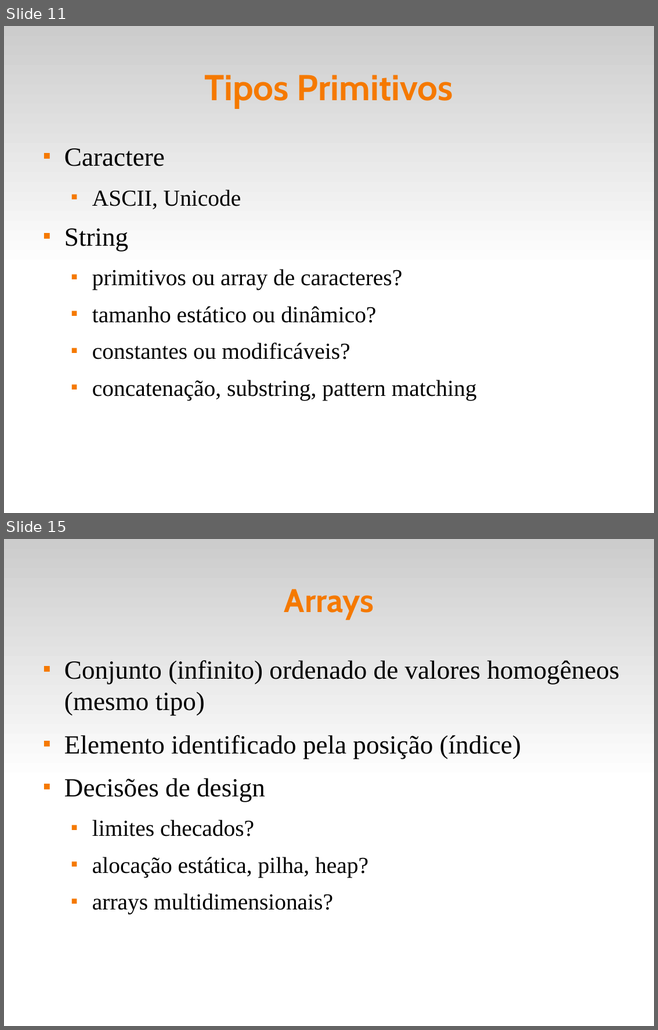
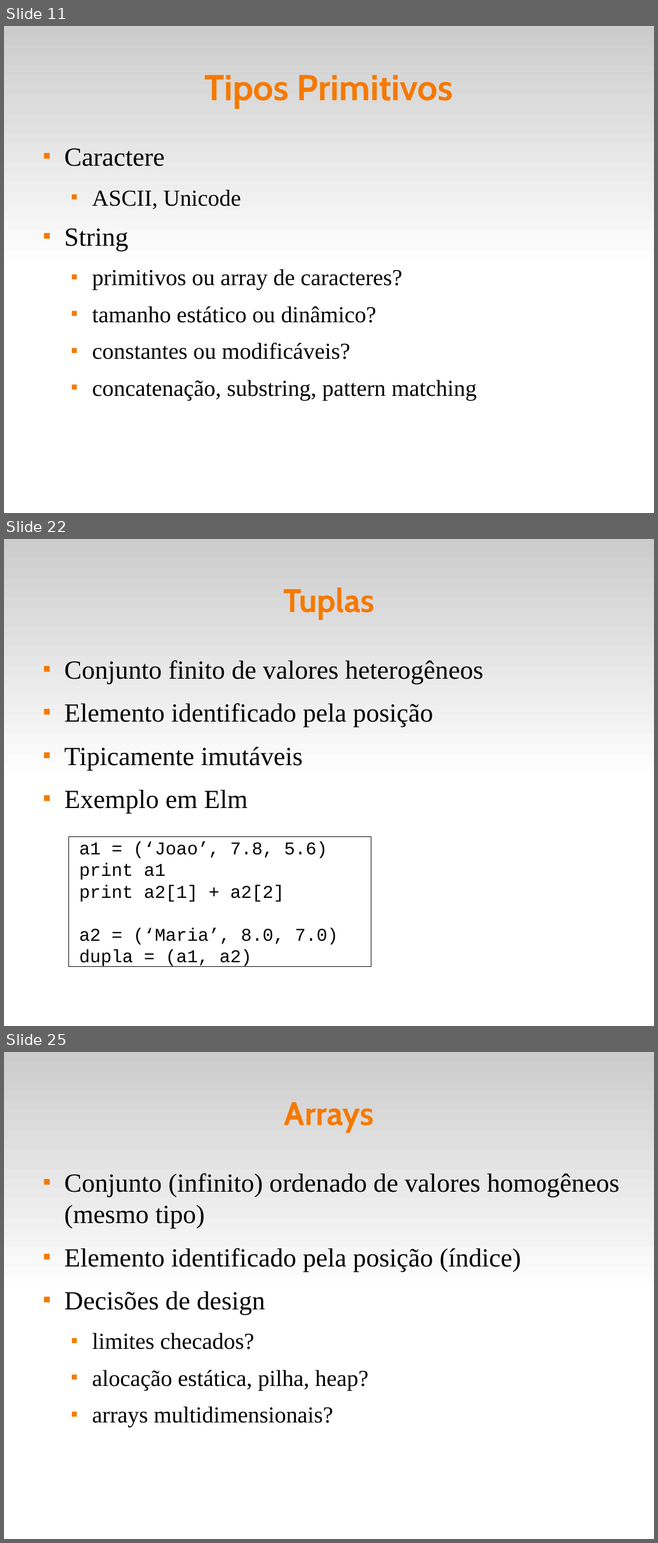
Before and after one commit to fsantanna-uerj/EDL, a slide deck: slides/edl-05-data.odp. Shown one above the other, each under a label of ours: slides 11 and 15 before the commit, slides 11, 22 and 25 after it; the slides between them are not shown. The pictures are 658x1030 and 658x1543 pixels, drawn with LibreOffice and Linux fonts; fonts in the diff are those of the drawing. Boxes give left, top, right and bottom in pixels: in the first picture for what was removed or moved away, otherwise in the second. Text is boxed around its words. In the diff, an @@ line names an element or a change of style, - is before the commit and + after.

Commit message:
(+) Tupla, Enum, Union, Lista

```diff
--- a/slides/edl-05-data.odp
+++ b/slides/edl-05-data.odp
@@ slide 22 added at box(4, 539, 654, 1026), background #FFFFFF; not listed: 1 template element that a slide beside it also shows @@
@@ title added at box(284, 587, 375, 620), 40 pt, text #F57900, bold @@
+Tuplas
@@ text added at box(64, 660, 483, 813), 32 pt, text #000000 @@
+■ Conjunto finito de valores heterogêneos
+■ Elemento identificado pela posição
+■ Tipicamente imutáveis
+■ Exemplo em Elm
@@ rectangle added at box(68, 837, 371, 966), fill #FFFFFF, outline #000000 0 pt, 22 pt, text #000000 @@
+a1 = (‘Joao’, 7.8, 5.6)
+print a1
+print a2[1] + a2[2]
+a2 = (‘Maria’, 8.0, 7.0)
+dupla = (a1, a2)
@@ what was slide 15 is now slide 25 @@
```
Also in this commit, not shown: 2 slides changed, 15 other slides added, 1 slide removed, 18 other files.
